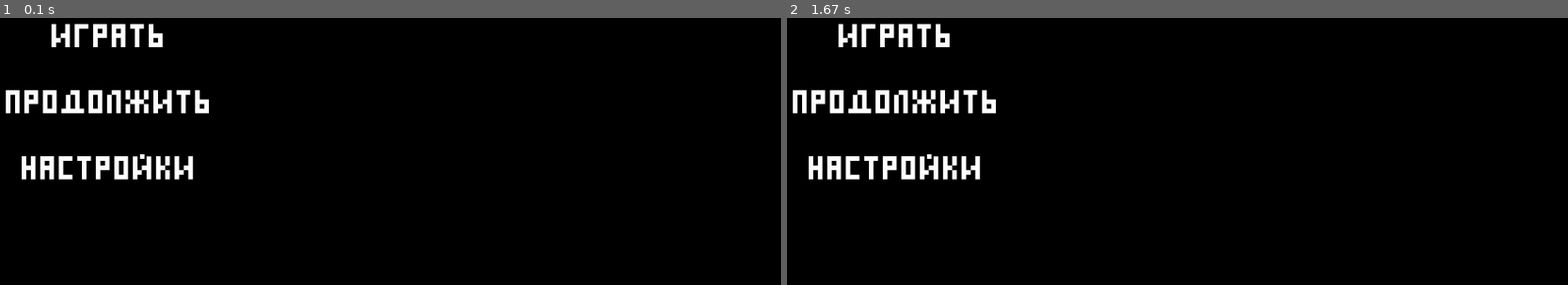
Above: before the commit, frames 1-2 (left to right).
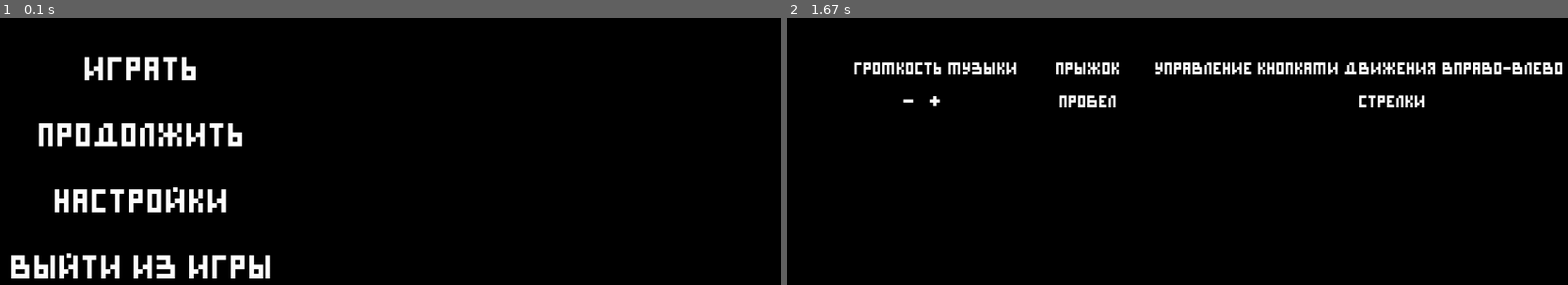
Above: after the commit, the same moments.

Repository: justxale/pygame-cyphered
Game: pygame game, started from main.py
Two runs of this game, one before a commit and one after it. Both use one fixed random seed, a clock stepped at 60 frames per second and the inputs below.
Inputs (mouse positions are in pixels of both pictures, inside the frame that each line leads up to):
- Up to frame 1 (0.1 s): no input
- Up to frame 2 (1.67 s): click "Продолжить" at 0.38 s; click (1200, 132) at 0.72 s; click (927, 212) at 1.05 s; click (1091, 100) at 1.38 s, where only the run after the commit has a clickable "пробел"

The runs differ from the first frame. In frame 1, 8.1% of the frame differs, in the area x 0-35%, y 2-98%; in frame 2, 6.3%.

Commit message:
python: updated titlescene

Diff:
--- a/cyphered/scenes/title.py
+++ b/cyphered/scenes/title.py
@@ -8,9 +8,17 @@
 class TitleScene(BaseScene):
     def __init__(self):
         BaseScene.__init__(self)
-        self.start_button = Button("Играть", step_x=-450, step_y=-100)
-        self.continue_button = Button("Продолжить", step_x=-450, step_y=0)
-        self.settings_button = Button("Настройки", step_x=-450, step_y=100)
+        self.buttons = []
+
+        self.start_button = Button("Играть", step_x=-400, step_y=-50)
+        self.continue_button = Button("Продолжить", step_x=-400, step_y=50)
+        self.settings_button = Button("Настройки", step_x=-400, step_y=150)
+        self.quit_button = Button("Выйти из игры", step_x=-400, step_y=250)
+
+        self.buttons.append(self.start_button)
+        self.buttons.append(self.continue_button)
+        self.buttons.append(self.settings_button)
+        self.buttons.append(self.quit_button)
 
     def process_events(self, events):
         for event in events:
@@ -18,17 +26,22 @@
                 if event.button == 1:
                     mouse_pos = pygame.mouse.get_pos()
                     if self.start_button[2].collidepoint(mouse_pos):
-                        # self.switch_scene(...())
+                        # self.switch_scene(SettingsScene())
                         break
+
+                    if self.continue_button[2].collidepoint(mouse_pos):
+                        # self.switch_scene(SettingsScene())
+                        break
+
                     if self.settings_button[2].collidepoint(mouse_pos):
                         self.switch_scene(SettingsScene())
                         break
 
+                    if self.quit_button[2].collidepoint(mouse_pos):
+                        self.destroy()
+                        break
+
     def render(self, screen):
-        screen.fill((0, 0, 0))
-        pygame.draw.rect(screen, (0, 0, 0), self.start_button[2])
-        screen.blit(self.start_button[0], self.start_button[1])
-        pygame.draw.rect(screen, (0, 0, 0), self.settings_button[2])
-        screen.blit(self.settings_button[0], self.settings_button[1])
-        pygame.draw.rect(screen, (0, 0, 0), self.continue_button[2])
-        screen.blit(self.continue_button[0], self.continue_button[1])
+        for button in self.buttons:
+            pygame.draw.rect(screen, (0, 0, 0), button[2])
+            screen.blit(button[0], button[1])
